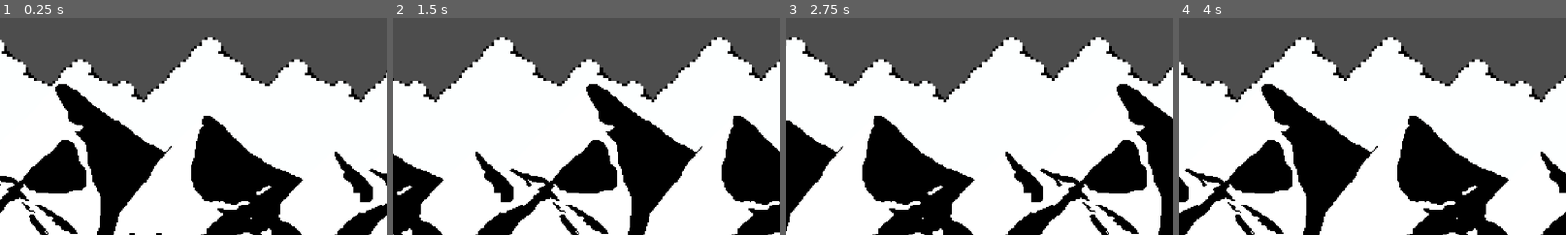
Above: before the commit, frames 1-4 (left to right).
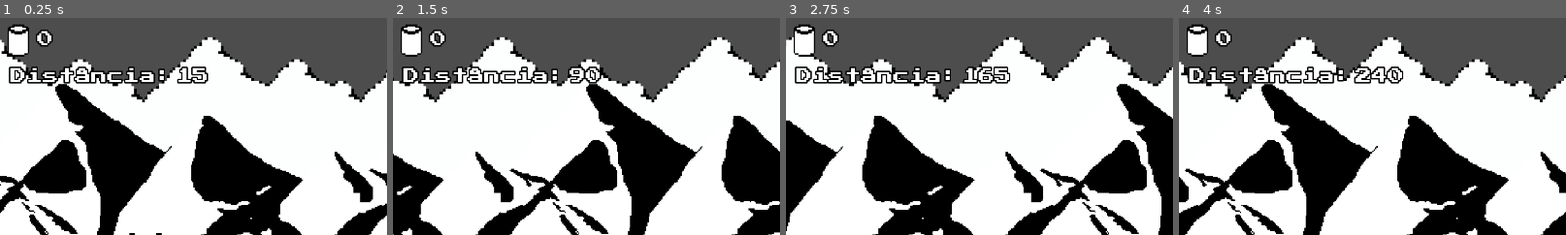
Above: after the commit, the same moments.

Repository: TaubatexasRobotics/new-crazy-bull
Game: Godot game, scene res://scenes/level.tscn
Same seed, same stepped clock (60 frames per second), same inputs: the game is played once before the commit and once after it.
Inputs:
- Up to frame 1 (0.25 s): no input
- Up to frame 2 (1.5 s): tap Enter (ui_accept) at 0.5, 0.77 s
- Up to frame 3 (2.75 s): tap Enter (ui_accept) at 1.52 s
- Up to frame 4 (4 s): tap Enter (ui_accept) at 3.02, 3.77 s
The pictures show only the part of the screen within x 1-51%, y 0-50%; the shares and areas given below are measured in that part.

The runs differ from the first frame. In frame 1, 3.1% of the frame differs, in the area x 2-54%, y 2-31%; in frame 2, 3.2%; in frame 3, 3.1%; in frame 4, 3.3%, in the area x 2-58%, y 2-31%.

Commit message:
add distance counter

Diff:
--- a/scenes/level.tscn
+++ b/scenes/level.tscn
@@ -9,6 +9,7 @@
 [ext_resource type="PackedScene" uid="uid://cpaiyldjmusjt" path="res://scenes/ground5.tscn" id="6_b121j"]
 [ext_resource type="PackedScene" uid="uid://dpnlorbvyfbx7" path="res://scenes/ground6.tscn" id="7_8c41q"]
 [ext_resource type="PackedScene" uid="uid://ckrm5blo5aup3" path="res://scenes/background.tscn" id="9_8c41q"]
+[ext_resource type="PackedScene" uid="uid://deaodffn5uas8" path="res://scenes/ui.tscn" id="9_olg7q"]
 
 [sub_resource type="RectangleShape2D" id="RectangleShape2D_w8frs"]
 size = Vector2(57, 965)
@@ -38,6 +39,9 @@
 wait_time = 5.0
 autostart = true
 
+[node name="Ui" parent="." unique_id=1794584737 node_paths=PackedStringArray("player") instance=ExtResource("9_olg7q")]
+player = NodePath("../player")
+
 [node name="DeleteBodies" type="Area2D" parent="." unique_id=174509282]
 collision_layer = 4
 collision_mask = 2
--- /dev/null
+++ b/scenes/ui.gd
@@ -0,0 +1,15 @@
+class_name UI extends CanvasLayer
+
+@export var player : Player = null
+@onready var can_counter : Label = $CanCounter
+@onready var distance_counter : Label = $DistanceCounter
+
+func update_data() -> void:
+	can_counter.text = str(player.can_counter)
+	distance_counter.text = str(player.distance)
+
+func _ready() -> void:
+	update_data()
+
+func _process(_delta: float) -> void:
+	update_data()
--- a/scenes/ui.tscn
+++ b/scenes/ui.tscn
@@ -1,7 +1,56 @@
 [gd_scene format=3 uid="uid://deaodffn5uas8"]
 
+[ext_resource type="FontFile" uid="uid://tguwnmyouw7x" path="res://assets/fonts/press_start_2p.ttf" id="1_nt7q6"]
+[ext_resource type="Script" uid="uid://iqxr6toatoa0" path="res://scenes/ui.gd" id="1_yev5y"]
+[ext_resource type="Texture2D" uid="uid://cjnqymh2x7m2x" path="res://sprites/can.png" id="2_x4jx1"]
+
+[sub_resource type="FontVariation" id="FontVariation_nt7q6"]
+base_font = ExtResource("1_nt7q6")
+
+[sub_resource type="StyleBoxEmpty" id="StyleBoxEmpty_x4jx1"]
+
 [node name="Ui" type="CanvasLayer" unique_id=1794584737]
+script = ExtResource("1_yev5y")
 
 [node name="CanCounter" type="Label" parent="." unique_id=334228094]
-offset_right = 40.0
-offset_bottom = 23.0
+offset_left = 64.0
+offset_top = 21.0
+offset_right = 232.0
+offset_bottom = 45.0
+theme_override_colors/font_outline_color = Color(0, 0, 0, 1)
+theme_override_constants/outline_size = 8
+theme_override_fonts/font = SubResource("FontVariation_nt7q6")
+theme_override_font_sizes/font_size = 24
+theme_override_styles/normal = SubResource("StyleBoxEmpty_x4jx1")
+text = "0"
+
+[node name="Distance" type="Label" parent="." unique_id=322109368]
+offset_left = 24.0
+offset_top = 76.0
+offset_right = 192.0
+offset_bottom = 100.0
+theme_override_colors/font_outline_color = Color(0, 0, 0, 1)
+theme_override_constants/outline_size = 8
+theme_override_fonts/font = SubResource("FontVariation_nt7q6")
+theme_override_font_sizes/font_size = 24
+theme_override_styles/normal = SubResource("StyleBoxEmpty_x4jx1")
+text = "Distância:"
+
+[node name="DistanceCounter" type="Label" parent="." unique_id=374771649]
+offset_left = 271.0
+offset_top = 76.0
+offset_right = 511.0
+offset_bottom = 100.0
+theme_override_colors/font_outline_color = Color(0, 0, 0, 1)
+theme_override_constants/outline_size = 8
+theme_override_fonts/font = SubResource("FontVariation_nt7q6")
+theme_override_font_sizes/font_size = 24
+theme_override_styles/normal = SubResource("StyleBoxEmpty_x4jx1")
+text = "0
+"
+
+[node name="Can" type="Sprite2D" parent="." unique_id=1523617448]
+texture_filter = 1
+position = Vector2(36, 35.000004)
+scale = Vector2(2.5, 2.5)
+texture = ExtResource("2_x4jx1")
--- a/scripts/player.gd
+++ b/scripts/player.gd
@@ -2,8 +2,12 @@
 
 const JUMP_VELOCITY : int = -1200
 @onready var can_counter : int = 0
+@onready var distance : int = 0
 @onready var sprite : AnimatedSprite2D = $AnimatedSprite2D
 var jumping : bool = false
+
+func _process(_delta: float) -> void:
+	distance += 1
 
 func _physics_process(delta: float) -> void:
 	if is_on_floor():
Not shown, added: scenes/ui.gd.uid
